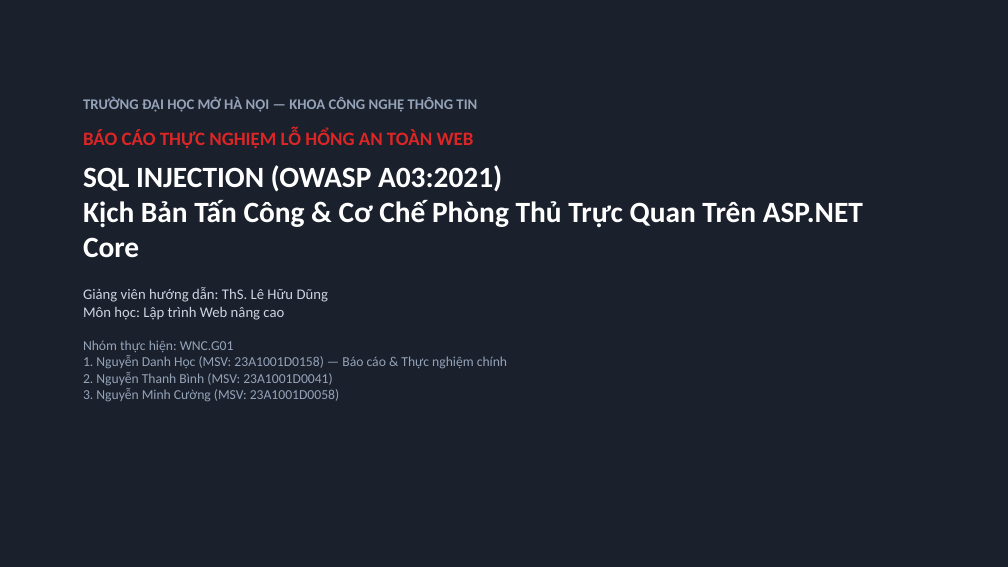
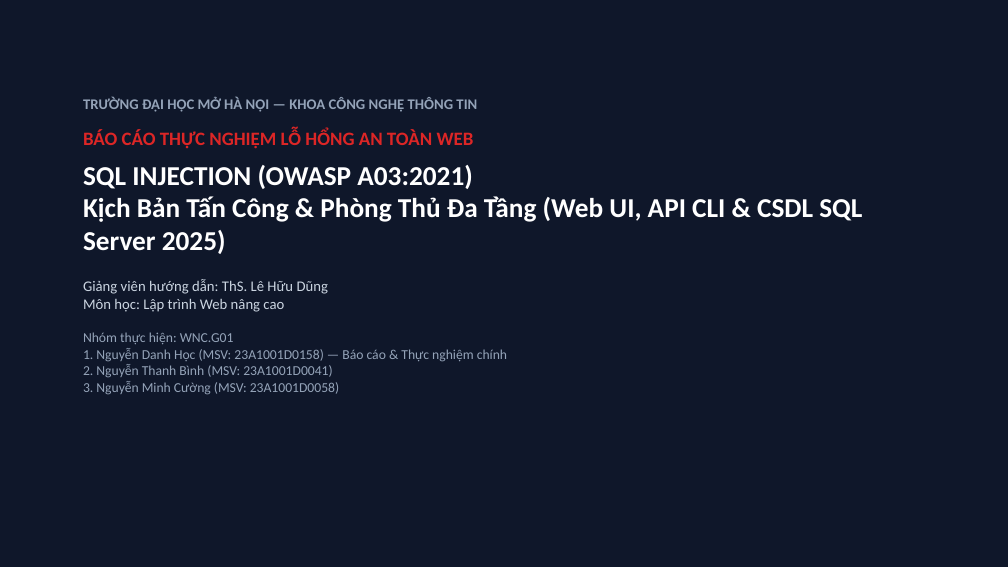
Before and after one commit to hocjsoo/OWASP_Demo, a slide deck: slide 1 of Slide_OWASP_SQL_Injection.pptx. Drawn at 1008x567 pixels with LibreOffice and Linux fonts; fonts in the diff are those of the drawing. Boxes give left, top, right and bottom in pixels: in the first picture for what was removed or moved away, otherwise in the second. Text is boxed around its words. In the diff, an @@ line names an element or a change of style, - is before the commit and + after.

Commit message:
feat: add non-web evidence scripts (cURL CLI, SQL Server direct query) and updated slides

```diff
--- a/Slide_OWASP_SQL_Injection.pptx
+++ b/Slide_OWASP_SQL_Injection.pptx
@@ rectangle at [0,0,1008,567]: fill #1A202C to #0F172A @@
@@ text at [83,165,862,254]: text changed; size 28 to 26 pt @@
-SQL INJECTION (OWASP A03:2021)
-Kịch Bản Tấn Công & Cơ Chế Phòng Thủ Trực Quan Trên ASP.NET Core
+SQL INJECTION (OWASP A03:2021)
+Kịch Bản Tấn Công & Phòng Thủ Đa Tầng (Web UI, API CLI & CSDL SQL Server 2025)
```
Also in this commit, not shown: 5 other slides changed, 2 slides added, 8 other files.
